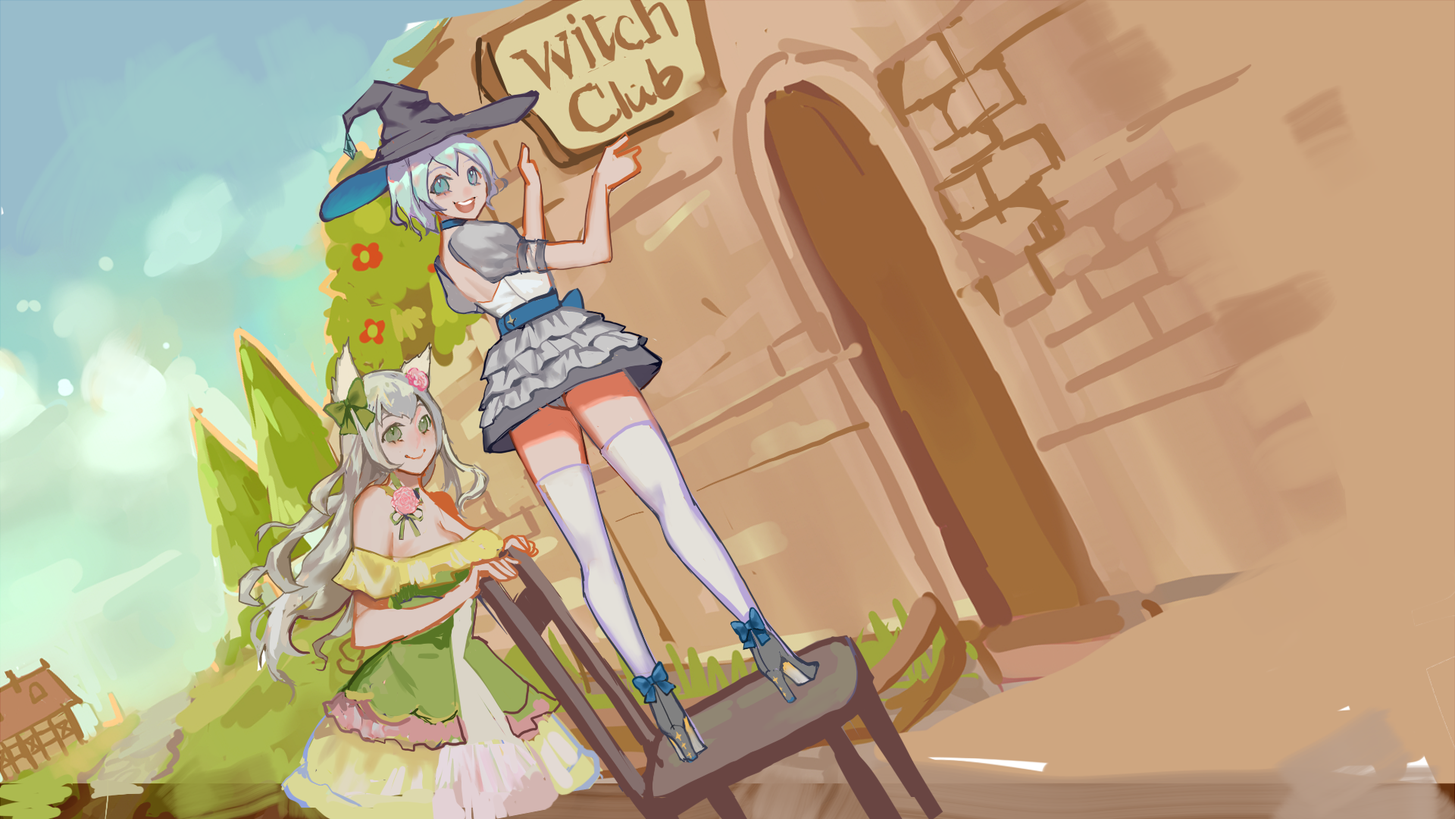
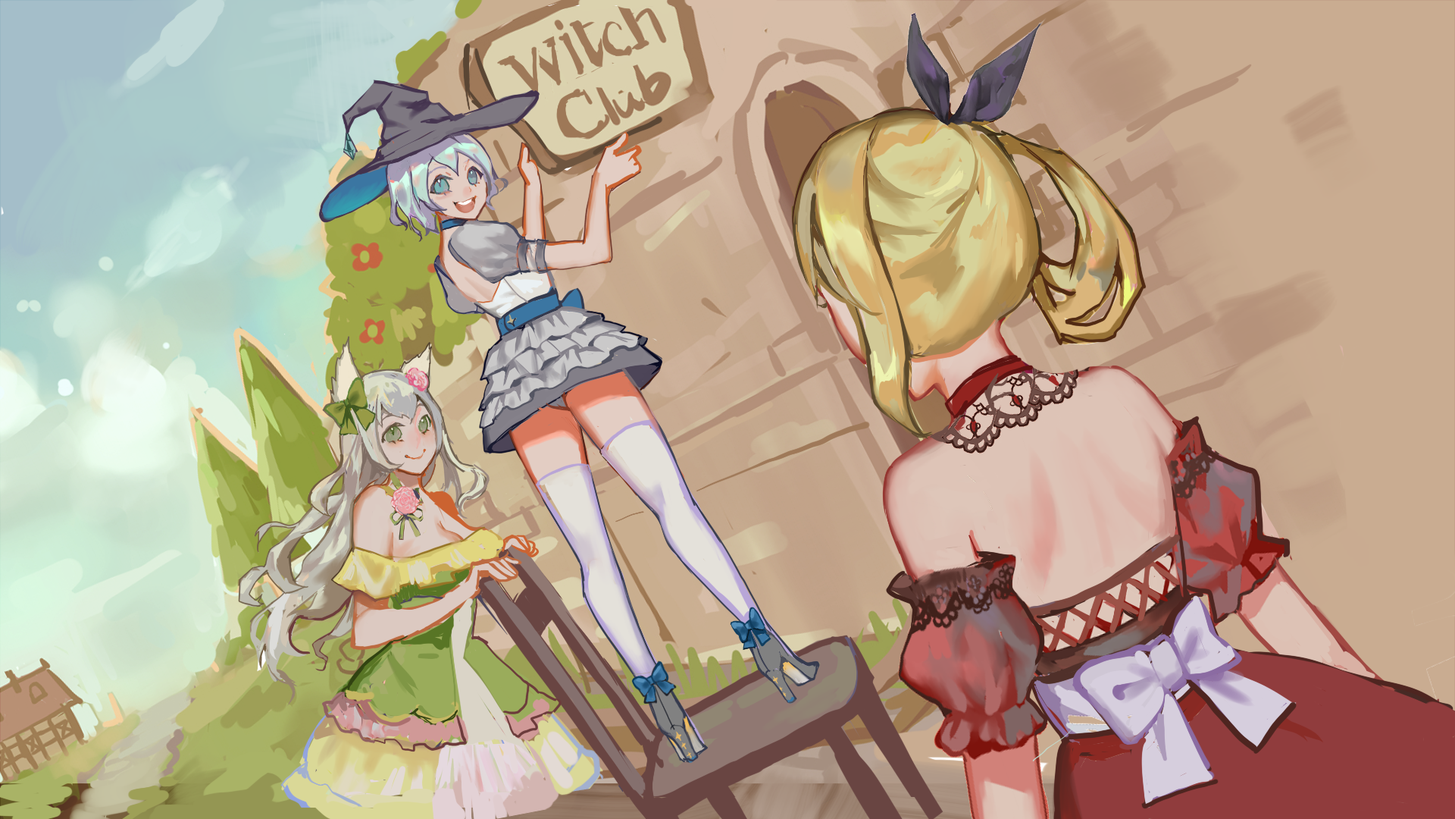
Before/after of a 1455×819 layered artwork. What changed in the layer stack:
painted on (unnamed layer) (1st of 9) over [316, 79, 1076, 764]
showed (unnamed layer) (3rd of 9), painted on it over [791, 12, 1455, 819]
painted on (unnamed layer) (7th of 9) over [212, 334, 944, 819]
painted on (unnamed layer) (9th of 9) over [0, 0, 1455, 819]
